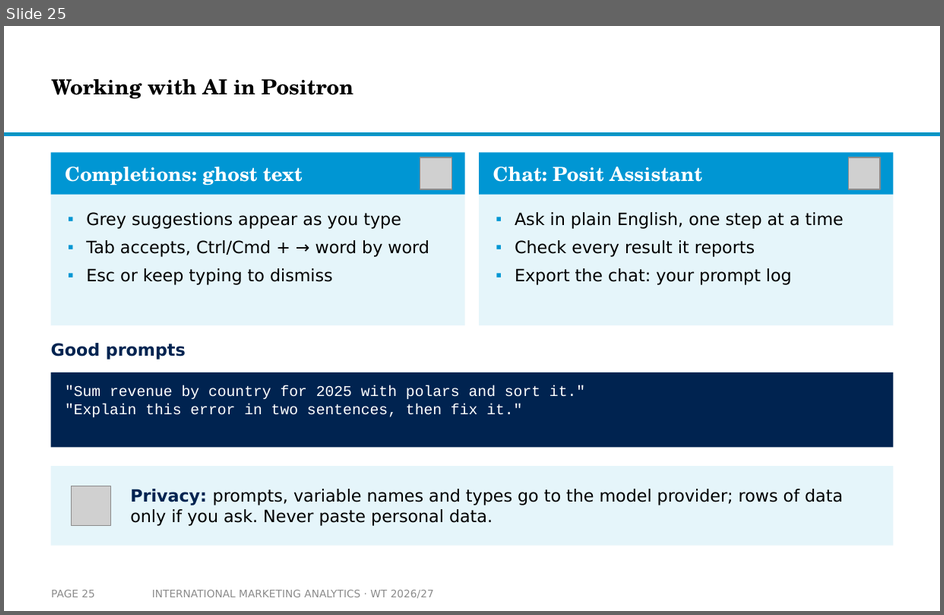
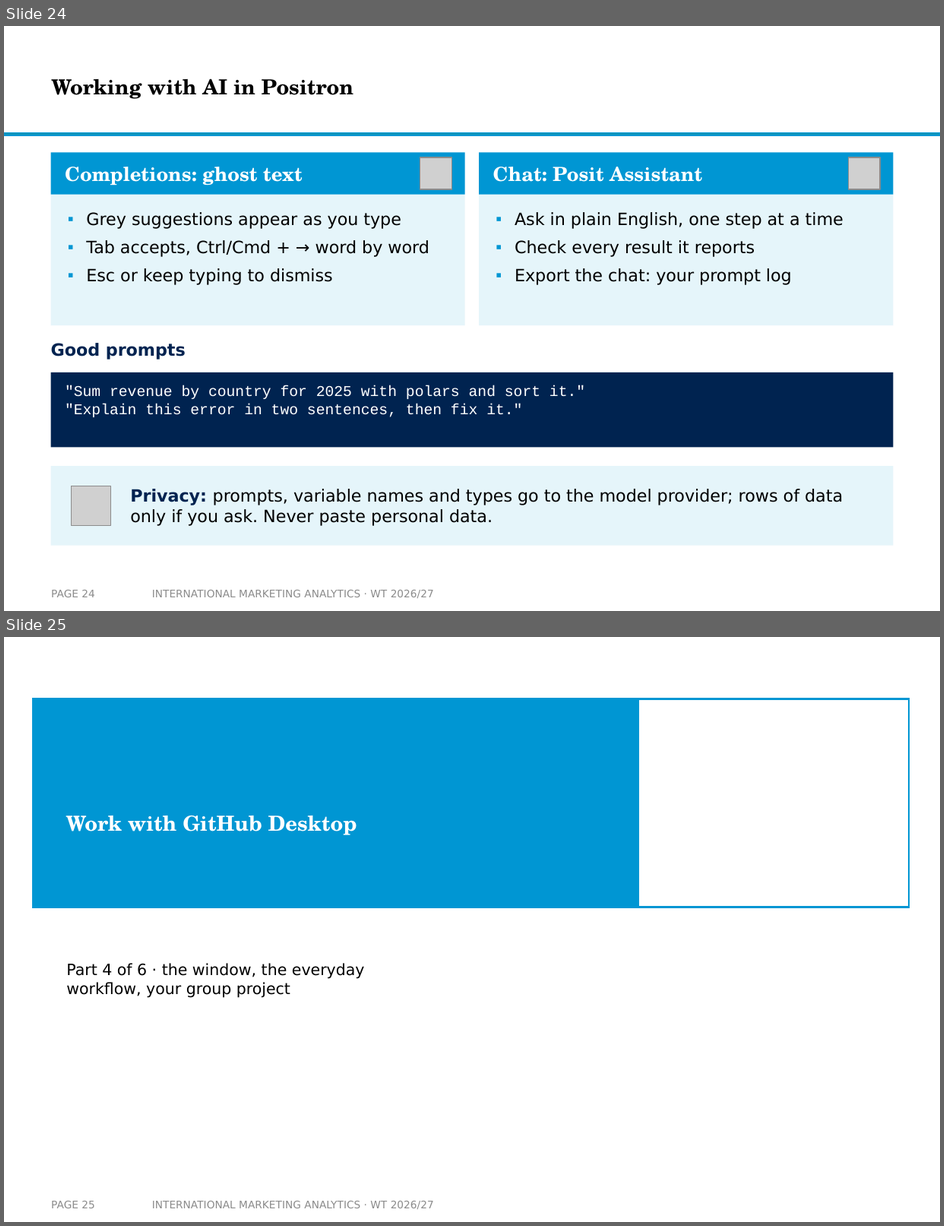
Before and after one commit to arnefloh-wu/International-Marketing-Analytics, a slide deck: slides/01a_setup-and-registration_WT26-27.pptx. Shown one above the other, each under a label of ours: slide 25 before the commit, slides 24 and 25 after it. The pictures are 944x615 and 944x1226 pixels, drawn with LibreOffice and Linux fonts; fonts in the diff are those of the drawing; grey boxes stand for pictures; background and template pictures are left out. Boxes give left, top, right and bottom in pixels: in the first picture for what was removed or moved away, otherwise in the second. Text is boxed around its words. In the diff, an @@ line names an element or a change of style, - is before the commit and + after.

```diff
--- a/slides/01a_setup-and-registration_WT26-27.pptx
+++ b/slides/01a_setup-and-registration_WT26-27.pptx
@@ slide 25 added at (x1=4, y1=637, x2=940, y2=1222), background #FFFFFF @@
@@ rectangle added at (x1=33, y1=699, x2=638, y2=908), fill #0096D3, outline #0096D3 1.5 pt @@
@@ rectangle added at (x1=638, y1=699, x2=909, y2=908), fill #FFFFFF, outline #0096D3 1.5 pt @@
@@ title added at (x1=66, y1=816, x2=357, y2=835), 16 pt, text #FFFFFF, bold @@
+Work with GitHub Desktop
@@ text added at (x1=66, y1=963, x2=365, y2=998), 12 pt, text #000000 @@
+Part 4 of 6 · the window, the everyday workflow, your group project
@@ page number added at (x1=51, y1=1201, x2=94, y2=1209), 8 pt, text #8C8C8C @@
+PAGE 25
@@ text added at (x1=152, y1=1201, x2=434, y2=1209), 8 pt, text #8C8C8C @@
+INTERNATIONAL MARKETING ANALYTICS · WT 2026/27
@@ what was slide 25 is now slide 24 @@
@@ page number at (x1=51, y1=590, x2=94, y2=598): text changed @@
-PAGE 25
+PAGE 24
```
Also in this commit, not shown: 7 slides changed, 8 other slides added, 1 slide removed, 12 other files.
